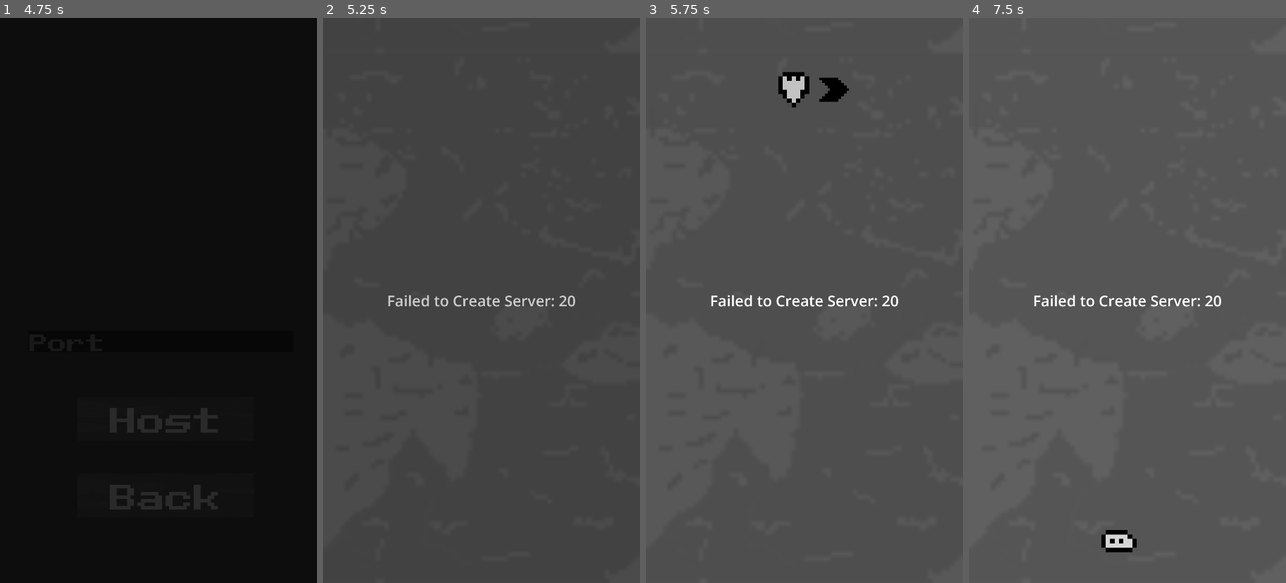
Above: before the commit, frames 1-4 (left to right).
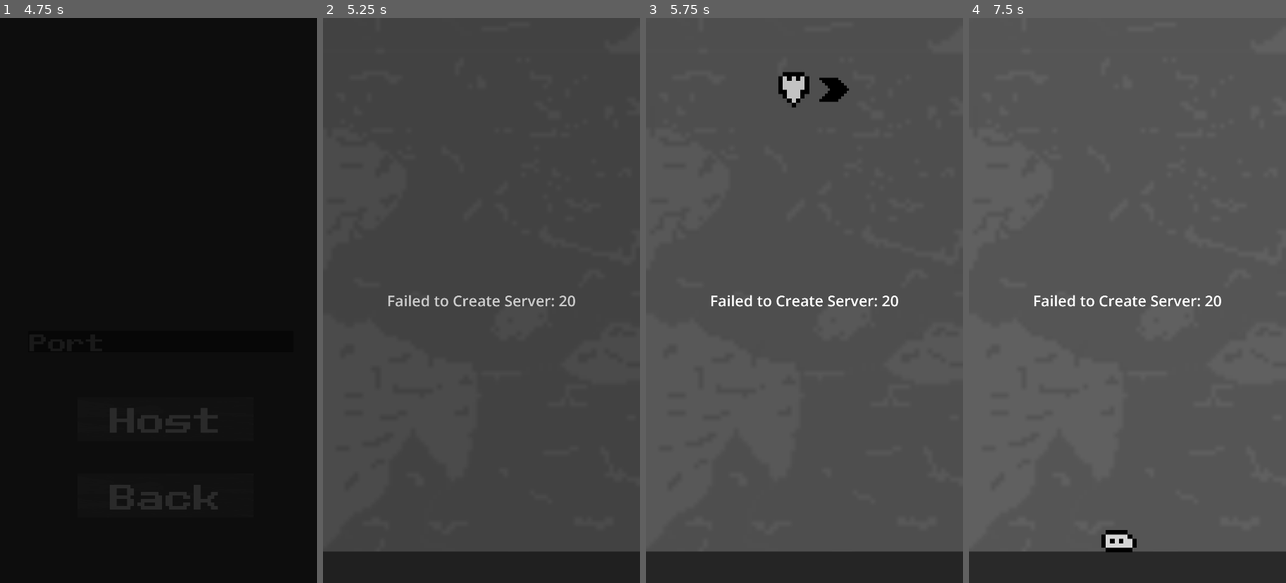
Above: after the commit, the same moments.

Repository: Koloss0/Out-Of-The-Gutter
Game: Godot game, scene res://Scenes/title_page.tscn
The game is run twice, just before and just after one commit, with the same random seed, the same clock (stepped at 60 frames per second) and the same inputs.
Inputs (mouse positions are in pixels of both pictures, inside the frame that each line leads up to):
- Up to frame 1 (4.75 s): click "START" at 0.5 s; move the mouse to (228, 272) at 1.27 s; hold Right (ui_right) 1.28-2.03 s; click (228, 272) at 1.42 s; tap Enter at 2 s; move the mouse to (95, 328) at 2.02 s; hold Left (ui_left) 2.03-2.75 s; click "Host" at 2.75 s; click (161, 340) at 3.52 s; type "12" at 3.6 s; click "Host" at 4.25 s
- Up to frame 2 (5.25 s): move the mouse to (513, 176) at 5.02 s; hold Right (ui_right) from 5.03 s (still down)
- Up to frame 3 (5.75 s): keep holding Right (ui_right)
- Up to frame 4 (7.5 s): move the mouse to (1117, 91) at 5.77 s; click (1117, 91) at 5.92 s; move the mouse to (1222, 385) at 6.52 s; release Right (ui_right) at 6.53 s; hold Left (ui_left) from 6.53 s (still down); tap Space at 7.25 s; move the mouse to (1032, 215) at 7.27 s

Frame 1 is identical in both runs. In frame 2, 5.5% of the frame differs, in the area x 0-100%, y 94-100%; in frame 3, 5.5%; in frame 4, 5.6%.

Commit message:
adjusted the ground on the game page

Diff:
--- a/Scenes/GamePage.tscn
+++ b/Scenes/GamePage.tscn
@@ -22,11 +22,12 @@
 one_way_collision_margin = 0.0
 debug_color = Color(0, 0, 0, 0.419608)
 
-[node name="Ground" type="TextureRect" parent="World/Floor/CollisionShape2D2"]
-offset_left = -583.995
-offset_top = -52.9999
-offset_right = 616.005
-offset_bottom = 218.0
+[node name="Ground" type="ColorRect" parent="World/Floor/CollisionShape2D2"]
+offset_left = -577.0
+offset_top = -134.0
+offset_right = 623.0
+offset_bottom = 137.0
+color = Color(0.192157, 0.192157, 0.192157, 1)
 
 [node name="ParallaxBackground" type="ParallaxBackground" parent="World"]
 
Not shown: 1 places in Scenes/WaterLevel.tscn that only renumber resources
